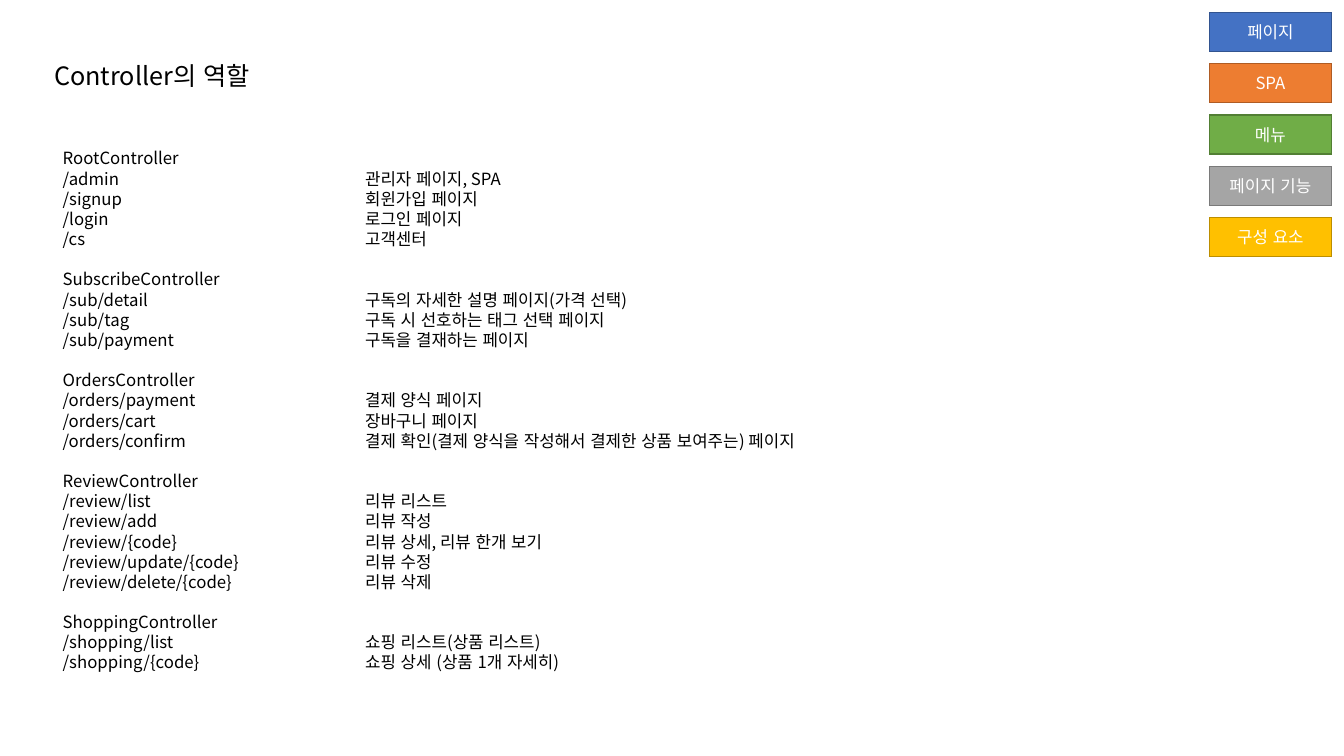
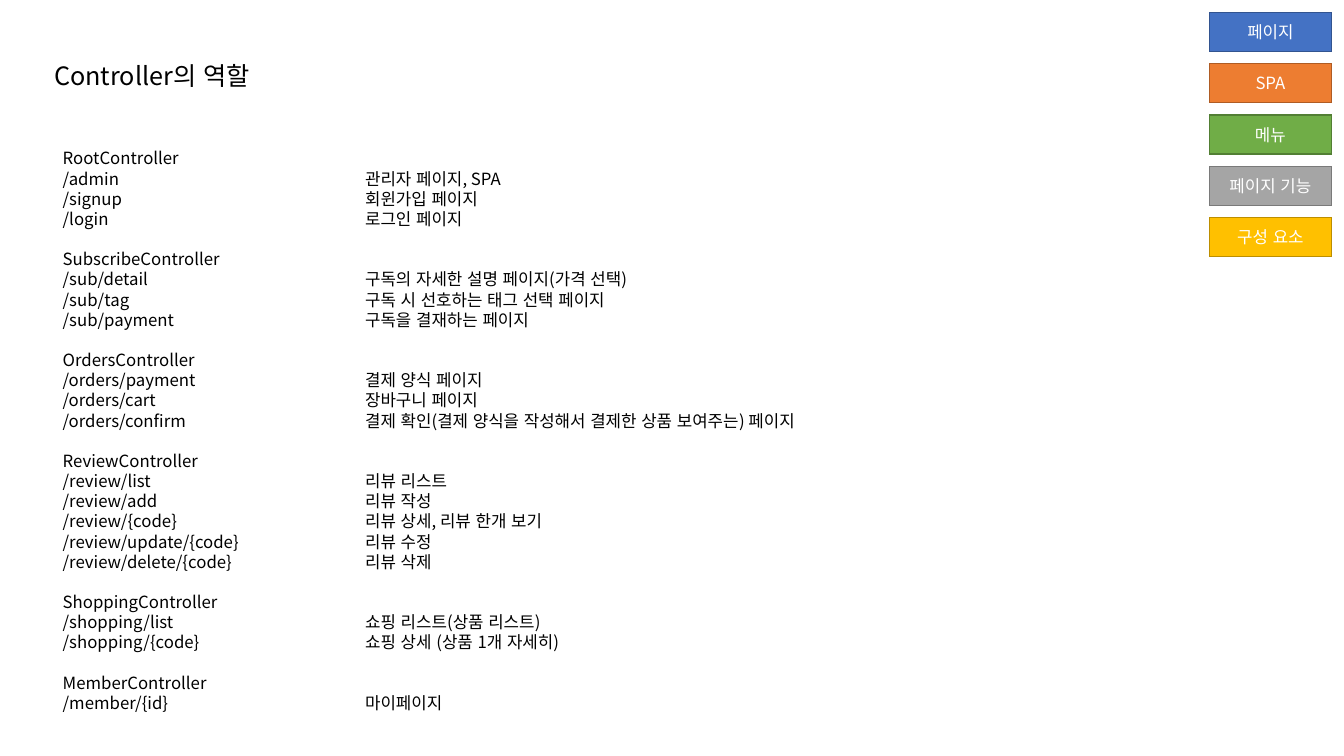
Before and after one commit to jihunz/HiSnack, a slide deck: slide 7 of document/ppt/Hi Snack! 페이지 맵.pptx. Drawn at 1344x756 pixels with LibreOffice and Linux fonts; fonts in the diff are those of the drawing. Boxes give left, top, right and bottom in pixels: in the first picture for what was removed or moved away, otherwise in the second. Text is boxed around its words. In the diff, an @@ line names an element or a change of style, - is before the commit and + after.

Commit message:
docs : 페이지 맵 ppt 수정, refactor : Controller 코드 수정

```diff
--- a/document/ppt/Hi Snack! 페이지 맵.pptx
+++ b/document/ppt/Hi Snack! 페이지 맵.pptx
@@ text at (x1=365, y1=231, x2=427, y2=247): paragraph removed @@
-/cs 고객센터
@@ text at (x1=63, y1=675, x2=442, y2=712): paragraphs added @@
+MemberController
+/member/{id} 마이페이지
```
Also in this commit, not shown: 3 other slides changed, 4 other files.
